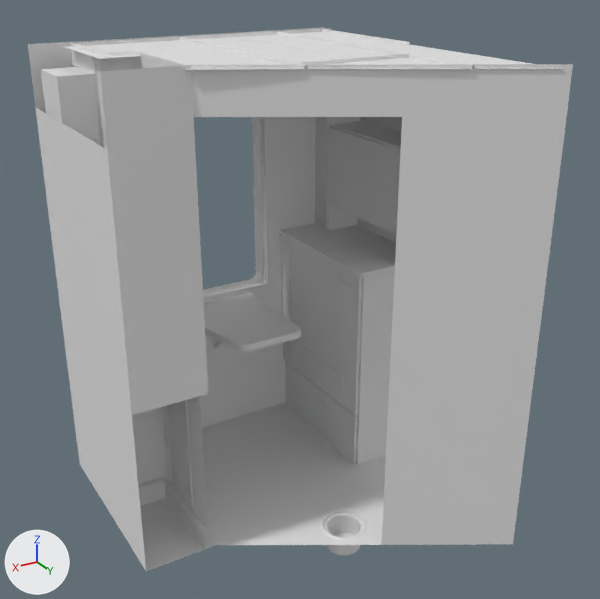
An edit to the FBX model Assets/Fbx/Vagon_body_inner/Vagon_body_inner_CR_01.fbx, drawn before and after from the same camera.
The view is the same before and after, from a 50 mm camera at (10.33, 2.39, 3.98) aimed at (8.5, -0.65, 2.46). The axes (+X, +Y, +Z) are drawn at lower left. The lights are the same throughout. Where no turn or scale is listed for an object, it has been applied to the vertices. Vertices at the same position are counted once.

The first picture shows 'Vagon_body_inner_CR_01'.
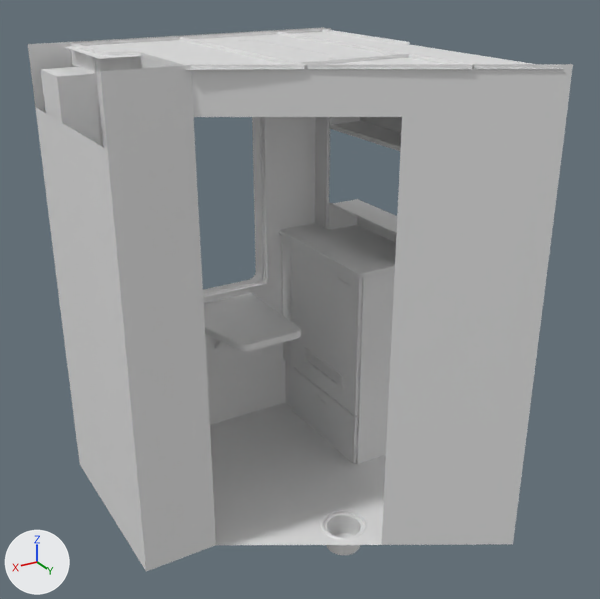
Boxes [x1, y1, x2, y2] around the edits, measured in the pictures (600 x 599 px):
part 1 of me_vagon_body_inner_cr_01, added: after [132, 394, 216, 572]
part 2 of me_vagon_body_inner_cr_01, built on: [292, 125, 401, 464] in both

What changed in the scene script:
```text
Change me_vagon_body_inner_cr_01:
    verts and faces of me_vagon_body_inner_cr_01; kept vertices keep their numbers, new ones are numbered from 3192
    remove me_vagon_body_inner_cr_01.from_pydata(...)  # 3192 vertices, 3201 faces; spans x 7.7..9.4, y -1.52..0.21, z 1.27..3.57
    add me_vagon_body_inner_cr_01.from_pydata(...)  # 3328 vertices, 3280 faces; spans x 7.7..9.4, y -1.52..0.21, z 1.27..3.57
    me_vagon_body_inner_cr_01 part 1
    add faces += [(0, 16, 27, 26)]  # mat_im_wall_room_t (white #e7e7e7)
    me_vagon_body_inner_cr_01 part 2
    6 vertices are removed from x 7.9..7.91, y -1.35..-0.7, z 2.65..3.07
    11 faces are deleted
    6 vertices in x 7.91, y -0.7, z 1.38..2.48 move by (-0.01, 0.0, 0.0)
    2 vertices move within x 7.9, y -1.35..-0.7, z 3.07
    142 vertices are added at x 7.9..8.13, y -1.35..-0.7, z 1.78..2.66
    79 new faces join them, mat_im_metal_insert (white #e7e7e7)
    5 new faces join them, mat_im_wood_t (white #e7e7e7)
    5 new faces join them, mat_im_body_inner_detals (white #e7e7e7)
    add me_vagon_body_inner_cr_01.materials.append(mat_im_wall_room_t)  # white #e7e7e7
    add me_vagon_body_inner_cr_01.materials.append(mat_im_wood_t)  # white #e7e7e7
    add me_vagon_body_inner_cr_01.materials.append(mat_im_metal_insert)  # white #e7e7e7
    add me_vagon_body_inner_cr_01.materials.append(mat_im_corridor_floor_t)  # white #e7e7e7
    add me_vagon_body_inner_cr_01.materials.append(mat_im_ceiling_plastic_t)  # white #e7e7e7
    add me_vagon_body_inner_cr_01.materials.append(mat_im_plastic_gray_t)  # white #e7e7e7
    add me_vagon_body_inner_cr_01.materials.append(mat_im_lamp)  # white #e7e7e7
    add me_vagon_body_inner_cr_01.materials.append(mat_im_wood_white_t)  # white #e7e7e7
    add me_vagon_body_inner_cr_01.materials.append(mat_im_body_inner_detals)  # white #e7e7e7
    add me_vagon_body_inner_cr_01.materials.append(mat_im_toilet)  # white #e7e7e7
```
